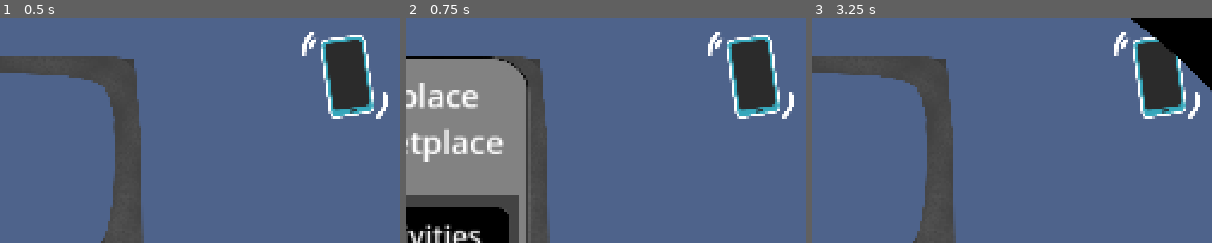
Above: before the commit, frames 1-3 (left to right).
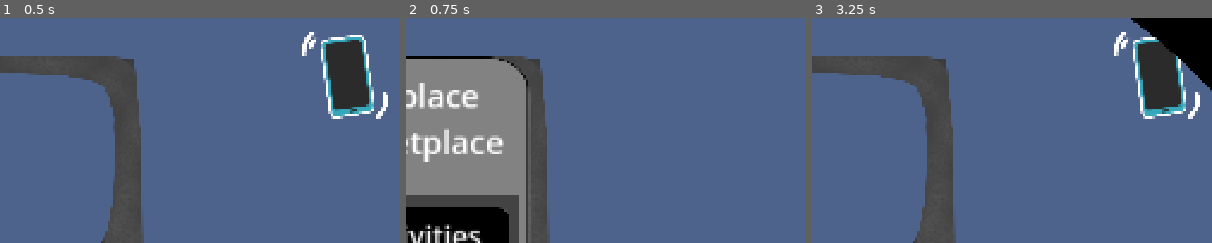
Above: after the commit, the same moments.

Repository: trailee/perfect-day-sunbeam
Game: Godot game, scene res://background.tscn
Two runs of this game, one before a commit and one after it. Both use one fixed random seed, a clock stepped at 60 frames per second and the inputs below.
Inputs (mouse positions are % of the whole screen's width and height, from its top left):
- Up to frame 1 (0.5 s): no input
- Up to frame 2 (0.75 s): tap Enter at 0.5 s; move the mouse to (93, 12) at 0.52 s; hold Right from 0.53 s (still down); tap Alt at 0.6 s; click (93, 12) at 0.67 s
- Up to frame 3 (3.25 s): release Right at 1.25 s; click "X" at 1.25 s; tap Space at 2 s; move the mouse to (96, 69) at 2.02 s; hold Down 2.03-2.78 s; tap Shift at 2.1 s; click (96, 69) at 2.17 s; tap Enter at 2.75 s; move the mouse to (28, 74) at 2.77 s; hold Right from 2.78 s (still down); tap Alt at 2.85 s; click (28, 74) at 2.92 s
The pictures show only the part of the screen within x 50-100%, y 0-50%; the shares and areas given below are measured in that part.

Frame 1 is identical in both runs. In frame 2, 4.5% of the frame differs, in the area x 75-97%, y 6-45%; in frame 3, nothing differs.
Error in both runs: Invalid assignment of property or key 'texture' with value of type 'CompressedTexture2D' on a base object of type 'null instance'. (res://animatoin.gd:32)

Commit message:
hide and show phone icon

Diff:
--- a/bum-maxxing/background.gd
+++ b/bum-maxxing/background.gd
@@ -30,12 +30,17 @@
 	sprite.texture = textures[current_index]
 
 func _ready():
+	bumplace.exit_pressed.connect(_on_button_pressed)
 	bumplace.hide()
 	mask.show()
+
+func _on_button_pressed() -> void:
+	marketplace.show()
 
 func _on_static_body_2d_input_event(viewport: Node, event: InputEvent, shape_idx: int) -> void:
 	if event is InputEventMouseButton and event.pressed and event.button_index == MOUSE_BUTTON_LEFT:
 		bumplace.show()
+		marketplace.hide()
 		$bumbook.play()
 
 
--- a/bum-maxxing/interface/bumplace_interface.gd
+++ b/bum-maxxing/interface/bumplace_interface.gd
@@ -7,6 +7,8 @@
 @onready var nap_buy: Control = $"nap buy UI"
 @onready var scroll_buy: Control = $"scroll buy UI"
 @onready var accessories: Control = $"accessories UI"
+
+signal exit_pressed
 
 func _ready():
 	show()
@@ -28,6 +30,7 @@
 	accessories.show()
 
 func _on_button_pressed() -> void:
+	exit_pressed.emit()
 	if bumplace.visible:
 		hide()
 	elif activities.visible or accessories.visible:
